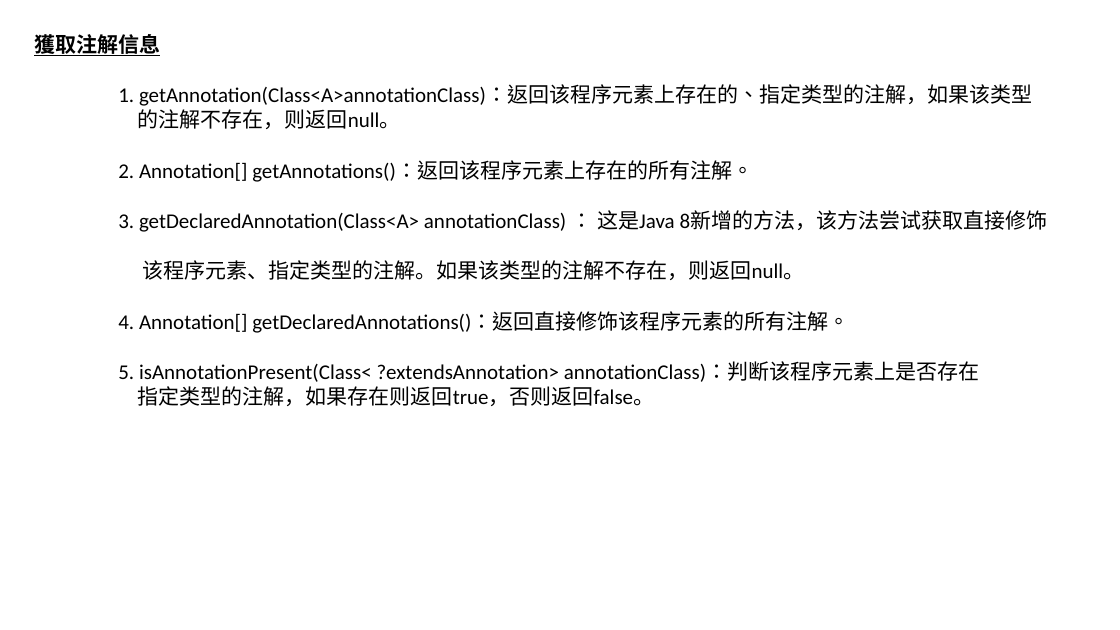
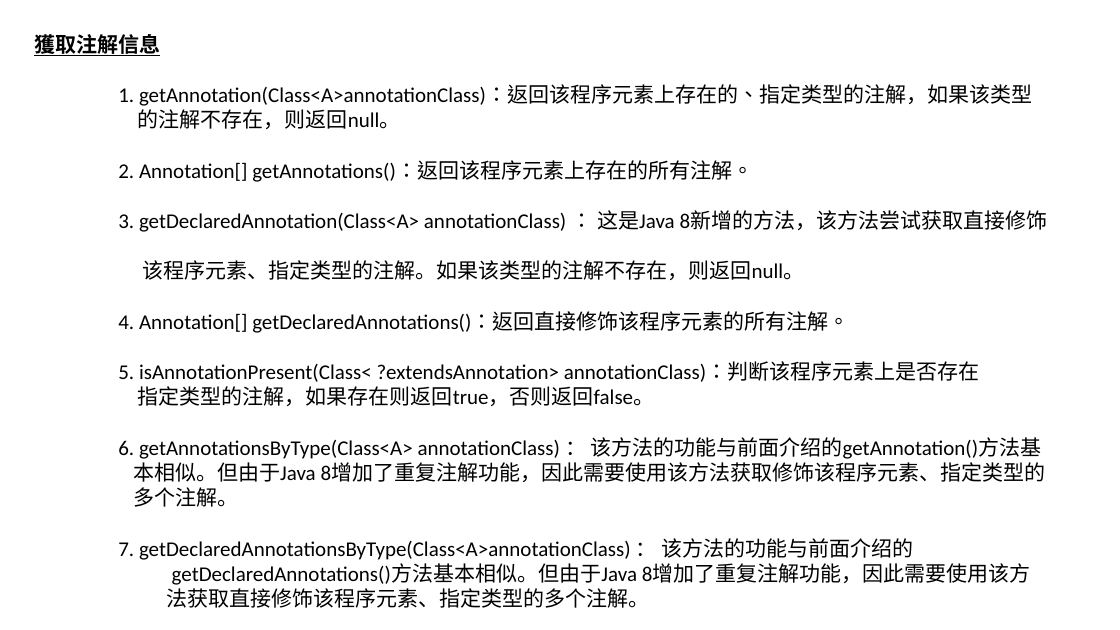
Before and after one commit to luchaojun/ChaojunStudy, a slide deck: slide 5 of JavaStudy/JavaStudyNote/Annotation/Java_Annotation.pptx. Drawn at 1120x630 pixels with LibreOffice and Linux fonts; fonts in the diff are those of the drawing. Boxes give left, top, right and bottom in pixels: in the first picture for what was removed or moved away, otherwise in the second. Text is boxed around its words. In the diff, an @@ line names an element or a change of style, - is before the commit and + after.

Commit message:
Add the annotation into pptx

```diff
--- a/JavaStudy/JavaStudyNote/Annotation/Java_Annotation.pptx
+++ b/JavaStudy/JavaStudyNote/Annotation/Java_Annotation.pptx
@@ text at [118, 437, 1046, 608]: paragraphs added @@
+6. getAnnotationsByType(Class<A> annotationClass) ： 该方法的功能与前面介绍的getAnnotation()方法基
+本相似。但由于Java 8增加了重复注解功能，因此需要使用该方法获取修饰该程序元素、指定类型的
+多个注解。
+7. getDeclaredAnnotationsByType(Class<A>annotationClass) ： 该方法的功能与前面介绍的
+getDeclaredAnnotations()方法基本相似。但由于Java 8增加了重复注解功能，因此需要使用该方
+法获取直接修饰该程序元素、指定类型的多个注解。
```
